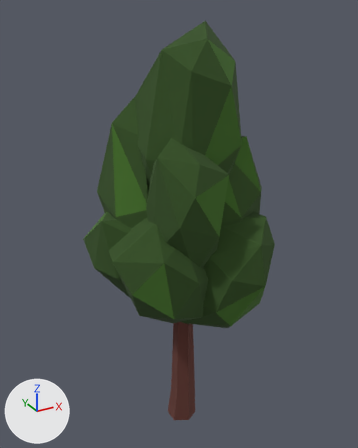
The FBX model environment/tree/Poplar_large.fbx as it was, and as the next commit left it.
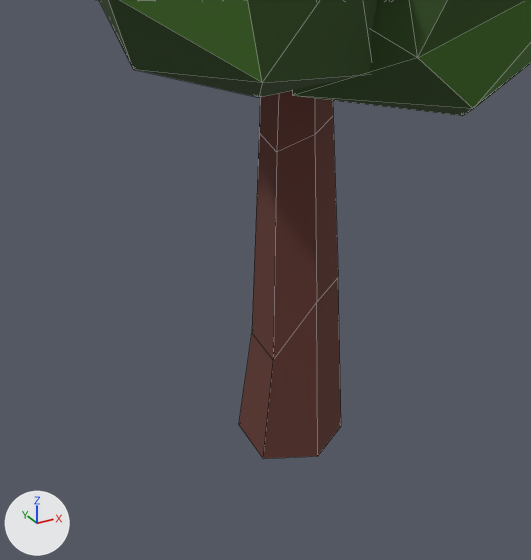
Each version is shown whole from a camera (50 mm lens) standing at (-1.64, -2.89, 3.25) and looking at (0.0, 0.08, 1.76), then close up on the part from 29% to 69% of the width and 66% to 100% of the height. Lighting does not change. The marker at lower left points along +X, +Y and +Z. The close-ups show mesh edges as thin lines.

The first close-up shows 'poplar_crown_Large', 'poplar_trunk_Large'.
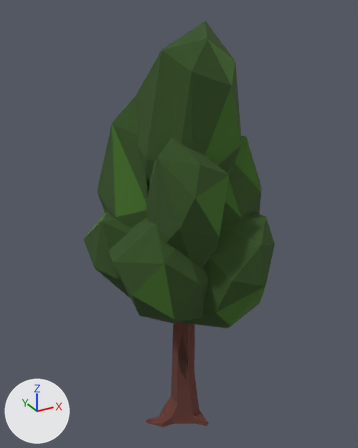
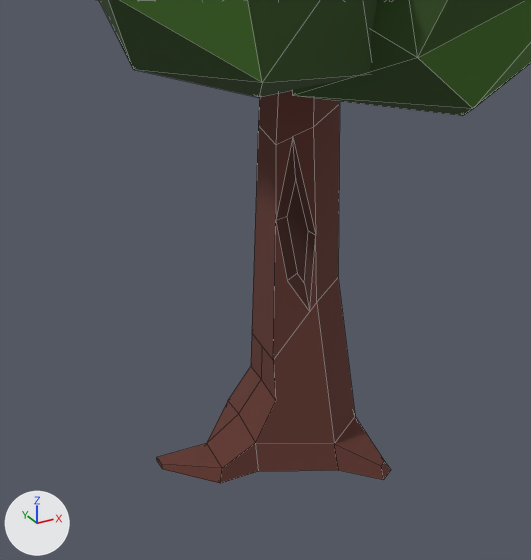
The newer file is also turned or shifted as a whole; pictures and numbers use the older file's frame.

Boxes (x1, y1, x2, y2) around the edits, measured in the close-ups (531 x 560 px):
'poplar_trunk_Large', reshaped (128% wider, 7% taller)
    before: (239, 91, 341, 459)
    after: (157, 91, 391, 484)

What the commit changed:
me_circle_003 is used by ob_poplar_trunk_large; location (-0.009, 0.0, 0.004).
me_circle_003 had 24 vertices, 20 faces and spanned x -0.11..0.11, y -0.11..0.12, z 0.0..1.63.
me_circle_003 now has 63 vertices, 56 faces and spans x -0.33..0.2, y -0.22..0.18, z -0.02..1.63.
Part 1, on me_circle_003:
19 vertices are removed from x -0.11..0.11, y -0.11..0.12, z 0.0..1.63.
20 faces are deleted.
58 vertices are added at x -0.33..0.2, y -0.22..0.18, z -0.02..1.63.
56 new faces join them.
